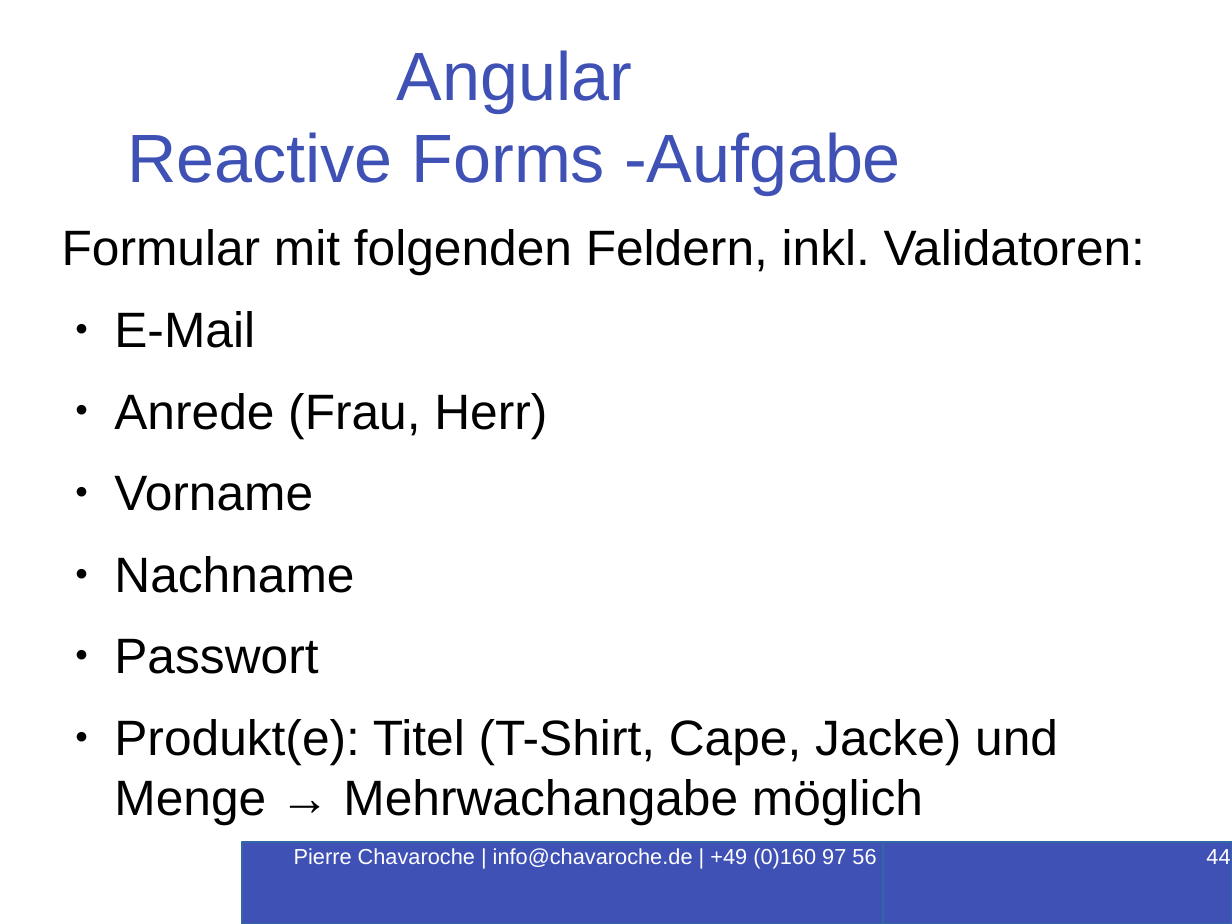
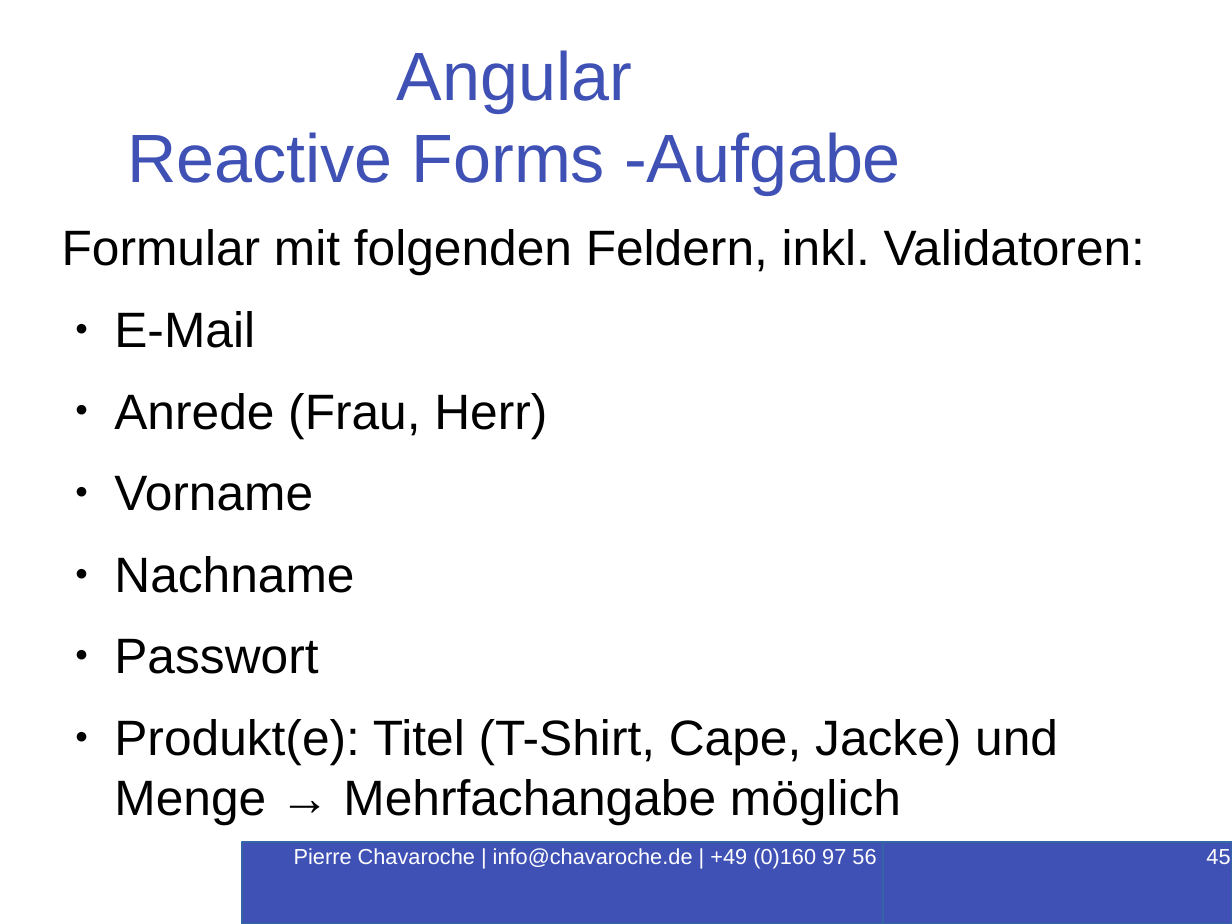
Before and after one commit to PierreChavaroche/workshop-presentation, a slide deck: slide 45 of Angular-RxJS.odp (slide 44 before the commit). Drawn at 1232x924 pixels with LibreOffice and Linux fonts; fonts in the diff are those of the drawing; background and template pictures are left out. Boxes give left, top, right and bottom in pixels: in the first picture for what was removed or moved away, otherwise in the second. Text is boxed around its words. In the diff, an @@ line names an element or a change of style, - is before the commit and + after.

```diff
--- a/Angular-RxJS.odp
+++ b/Angular-RxJS.odp
@@ text at (114, 719, 1058, 824): text changed @@
-● Produkt(e): Titel (T-Shirt, Cape, Jacke) und Menge → Mehrwachangabe möglich
+● Produkt(e): Titel (T-Shirt, Cape, Jacke) und Menge → Mehrfachangabe möglich
@@ page number at (1206, 849, 1230, 864): text changed @@
-44
+45
```
Also in this commit, not shown: 1 other slide changed, 1 slide added.
